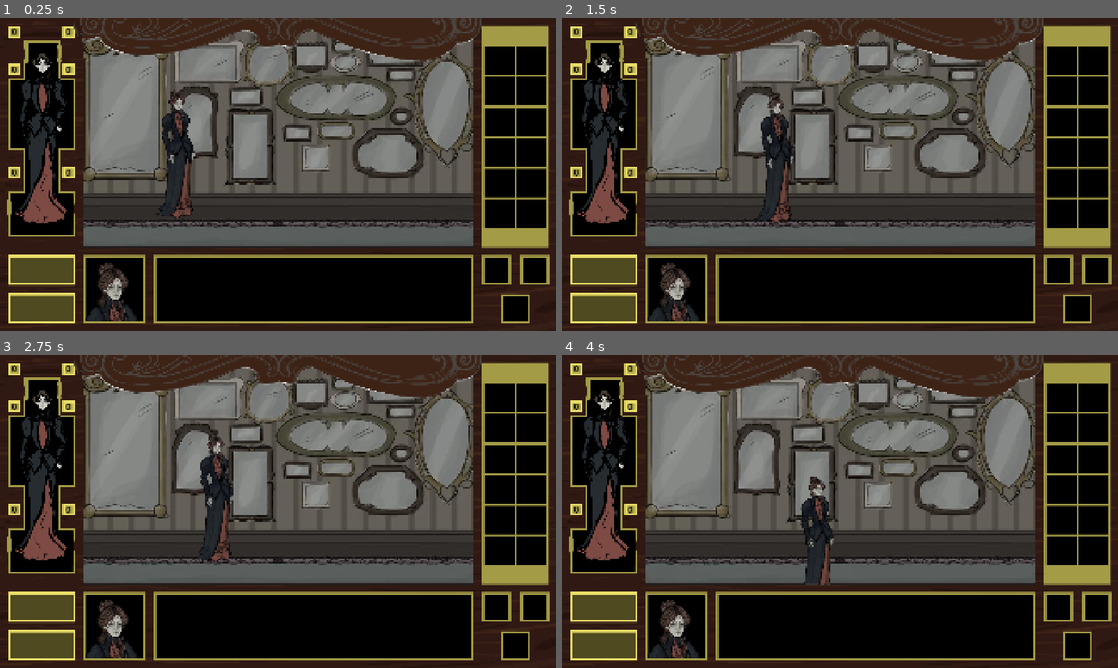
Above: before the commit, frames 1-4 (two rows, left to right).
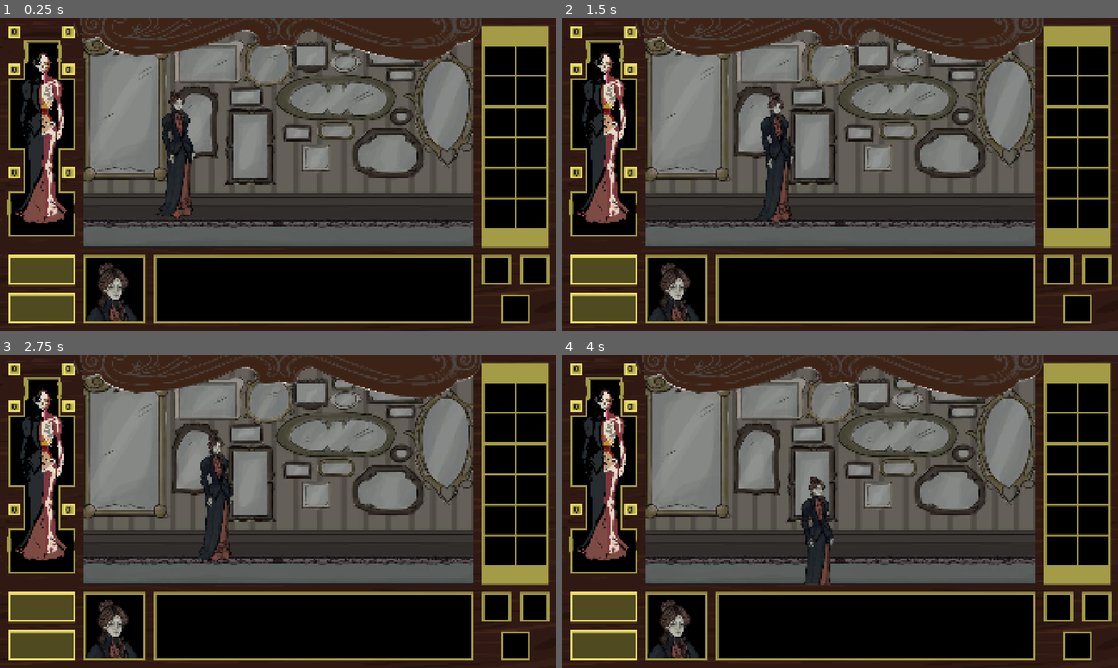
Above: after the commit, the same moments.

Repository: DavisDiad/Servida_Crua
Game: Godot game, scene res://scenes/scene1.tscn
Two runs of this game, one before a commit and one after it. Both use one fixed random seed, a clock stepped at 60 frames per second and the inputs below.
Inputs (mouse positions are in pixels of both pictures, inside the frame that each line leads up to):
- Up to frame 1 (0.25 s): no input
- Up to frame 2 (1.5 s): move the mouse to (962, 158) at 0.52 s; click (962, 158) at 0.6 s; move the mouse to (728, 190) at 1.27 s; click (728, 190) at 1.35 s
- Up to frame 3 (2.75 s): move the mouse to (333, 442) at 2.02 s; click (333, 442) at 2.1 s
- Up to frame 4 (4 s): move the mouse to (812, 574) at 2.77 s; click (812, 574) at 2.85 s; move the mouse to (1006, 558) at 3.52 s; click (1006, 558) at 3.6 s

The runs differ from the first frame. In frame 1, 1.1% of the frame differs, in the area x 1-12%, y 7-64%; in frame 2, 1.1%; in frame 3, 1.1%; in frame 4, 1.1%.

Commit message:
atualização do godot

Diff:
--- a/project.godot
+++ b/project.godot
@@ -12,7 +12,7 @@
 
 config/name="Servida_Crua"
 run/main_scene="res://scenes/scene1.tscn"
-config/features=PackedStringArray("4.3", "GL Compatibility")
+config/features=PackedStringArray("4.4", "GL Compatibility")
 config/icon="res://icon.svg"
 
 [autoload]
--- a/scenes/enemys/cat/cat.tscn
+++ b/scenes/enemys/cat/cat.tscn
@@ -56,8 +56,8 @@
 
 [sub_resource type="AnimationLibrary" id="AnimationLibrary_wt31c"]
 _data = {
-"RESET": SubResource("Animation_l5s1d"),
-"torso_over": SubResource("Animation_7qpjo")
+&"RESET": SubResource("Animation_l5s1d"),
+&"torso_over": SubResource("Animation_7qpjo")
 }
 
 [sub_resource type="CapsuleShape2D" id="CapsuleShape2D_miqyt"]
@@ -102,8 +102,8 @@
 
 [sub_resource type="AnimationLibrary" id="AnimationLibrary_nkalp"]
 _data = {
-"RESET": SubResource("Animation_qgj4d"),
-"left_arm_over": SubResource("Animation_64ed5")
+&"RESET": SubResource("Animation_qgj4d"),
+&"left_arm_over": SubResource("Animation_64ed5")
 }
 
 [sub_resource type="CapsuleShape2D" id="CapsuleShape2D_cf5kp"]
@@ -144,8 +144,8 @@
 
 [sub_resource type="AnimationLibrary" id="AnimationLibrary_tdu3p"]
 _data = {
-"RESET": SubResource("Animation_7m1d6"),
-"right_arm_over": SubResource("Animation_hnfj0")
+&"RESET": SubResource("Animation_7m1d6"),
+&"right_arm_over": SubResource("Animation_hnfj0")
 }
 
 [sub_resource type="CapsuleShape2D" id="CapsuleShape2D_2onun"]
@@ -186,8 +186,8 @@
 
 [sub_resource type="AnimationLibrary" id="AnimationLibrary_at2cj"]
 _data = {
-"RESET": SubResource("Animation_tucjr"),
-"right_leg_over": SubResource("Animation_n6dp2")
+&"RESET": SubResource("Animation_tucjr"),
+&"right_leg_over": SubResource("Animation_n6dp2")
 }
 
 [sub_resource type="CircleShape2D" id="CircleShape2D_d0t2j"]
@@ -227,8 +227,8 @@
 
 [sub_resource type="AnimationLibrary" id="AnimationLibrary_5racy"]
 _data = {
-"RESET": SubResource("Animation_ru2q6"),
-"eye_over": SubResource("Animation_8062v")
+&"RESET": SubResource("Animation_ru2q6"),
+&"eye_over": SubResource("Animation_8062v")
 }
 
 [sub_resource type="Animation" id="Animation_t1gw5"]
@@ -376,12 +376,12 @@
 
 [sub_resource type="AnimationLibrary" id="AnimationLibrary_5eqte"]
 _data = {
-"RESET": SubResource("Animation_t1gw5"),
-"eye_damage": SubResource("Animation_a8rqf"),
-"left_arm_damage": SubResource("Animation_j5plx"),
-"right_arm_damage": SubResource("Animation_e85xm"),
-"right_leg_damage": SubResource("Animation_nafmu"),
-"torso_damage": SubResource("Animation_l4dwh")
+&"RESET": SubResource("Animation_t1gw5"),
+&"eye_damage": SubResource("Animation_a8rqf"),
+&"left_arm_damage": SubResource("Animation_j5plx"),
+&"right_arm_damage": SubResource("Animation_e85xm"),
+&"right_leg_damage": SubResource("Animation_nafmu"),
+&"torso_damage": SubResource("Animation_l4dwh")
 }
 
 [node name="Cat" type="Node2D"]
@@ -397,7 +397,7 @@
 [node name="AnimationPlayer" type="AnimationPlayer" parent="torso"]
 root_node = NodePath("../..")
 libraries = {
-"": SubResource("AnimationLibrary_wt31c")
+&"": SubResource("AnimationLibrary_wt31c")
 }
 
 [node name="Area2D_torso" type="Area2D" parent="torso" node_paths=PackedStringArray("enemy")]
@@ -430,7 +430,7 @@
 
 [node name="AnimationPlayer" type="AnimationPlayer" parent="left_arm"]
 libraries = {
-"": SubResource("AnimationLibrary_nkalp")
+&"": SubResource("AnimationLibrary_nkalp")
 }
 
 [node name="right_arm" type="Sprite2D" parent="."]
@@ -452,7 +452,7 @@
 
 [node name="AnimationPlayer" type="AnimationPlayer" parent="right_arm"]
 libraries = {
-"": SubResource("AnimationLibrary_tdu3p")
+&"": SubResource("AnimationLibrary_tdu3p")
 }
 
 [node name="right_leg" type="Sprite2D" parent="."]
@@ -474,7 +474,7 @@
 
 [node name="AnimationPlayer" type="AnimationPlayer" parent="right_leg"]
 libraries = {
-"": SubResource("AnimationLibrary_at2cj")
+&"": SubResource("AnimationLibrary_at2cj")
 }
 
 [node name="eye" type="Sprite2D" parent="."]
@@ -496,12 +496,12 @@
 
 [node name="AnimationPlayer" type="AnimationPlayer" parent="eye"]
 libraries = {
-"": SubResource("AnimationLibrary_5racy")
+&"": SubResource("AnimationLibrary_5racy")
 }
 
 [node name="DamageAnimationPlayer" type="AnimationPlayer" parent="."]
 libraries = {
-"": SubResource("AnimationLibrary_5eqte")
+&"": SubResource("AnimationLibrary_5eqte")
 }
 
 [connection signal="input_event" from="torso/Area2D_torso" to="torso/Area2D_torso" method="_on_input_event"]
--- a/scenes/ui/ui.tscn
+++ b/scenes/ui/ui.tscn
@@ -1,7 +1,7 @@
 [gd_scene load_steps=6 format=3 uid="uid://bct6pd7l1iui0"]
 
-[ext_resource type="Script" path="res://scenes/ui/ui.gd" id="1_pl2xg"]
-[ext_resource type="Texture2D" uid="uid://cnu38xsogb1qj" path="res://placeholders/ui teste.png" id="2_7onku"]
+[ext_resource type="Script" uid="uid://dclxk0tnopl7n" path="res://scenes/ui/ui.gd" id="1_pl2xg"]
+[ext_resource type="Texture2D" uid="uid://dsd6p23adk0bw" path="res://placeholders/ui teste6.png" id="2_aac20"]
 [ext_resource type="Texture2D" uid="uid://c03eqryi2ma25" path="res://placeholders/portrait_teste.png" id="3_hynxb"]
 
 [sub_resource type="StyleBoxFlat" id="StyleBoxFlat_640q4"]
@@ -18,7 +18,7 @@
 anchor_bottom = 1.0
 grow_horizontal = 2
 grow_vertical = 2
-texture = ExtResource("2_7onku")
+texture = ExtResource("2_aac20")
 
 [node name="TextBox" type="Panel" parent="TextureRect"]
 visible = false
Not shown, added: autoloads/CombatCalculator.gd.uid
Not shown, added: autoloads/PlayerHealth.gd.uid
Binary file added: placeholders/ui teste6.png
Not shown, added: placeholders/ui teste6.png.import
Binary file added: placeholders/ui teste7.png
Not shown, added: placeholders/ui teste7.png.import
Not shown, added: resources/BodyPart.gd.uid
Not shown, added: resources/EnemyData.gd.uid
Not shown, added: resources/EnemySkill.gd.uid
Not shown: 1 places in scenes/enemys/cat/cat.tres that only renumber resources
Not shown: 1 places in scenes/enemys/cat/cat.tscn that only renumber resources
Not shown, added: scenes/enemys/cat/scripts/cat.gd.uid
(and 6 more such lines)
